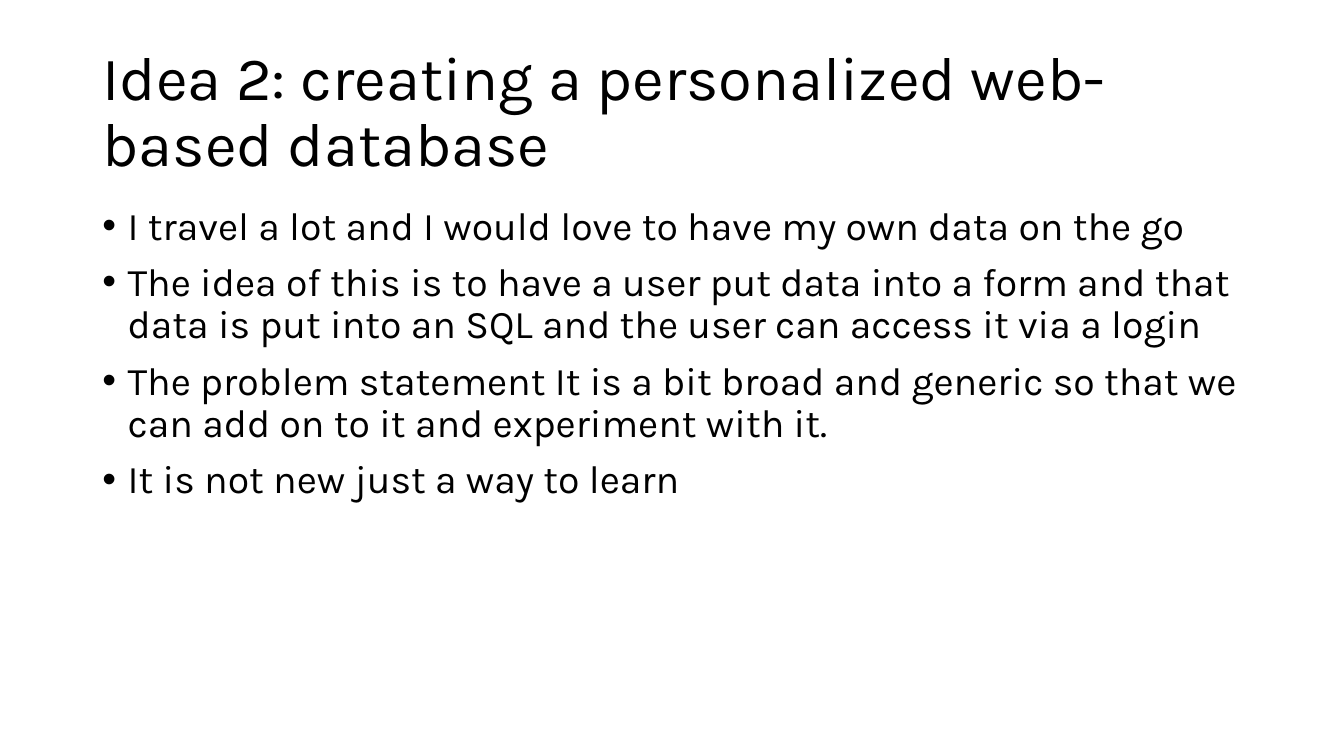
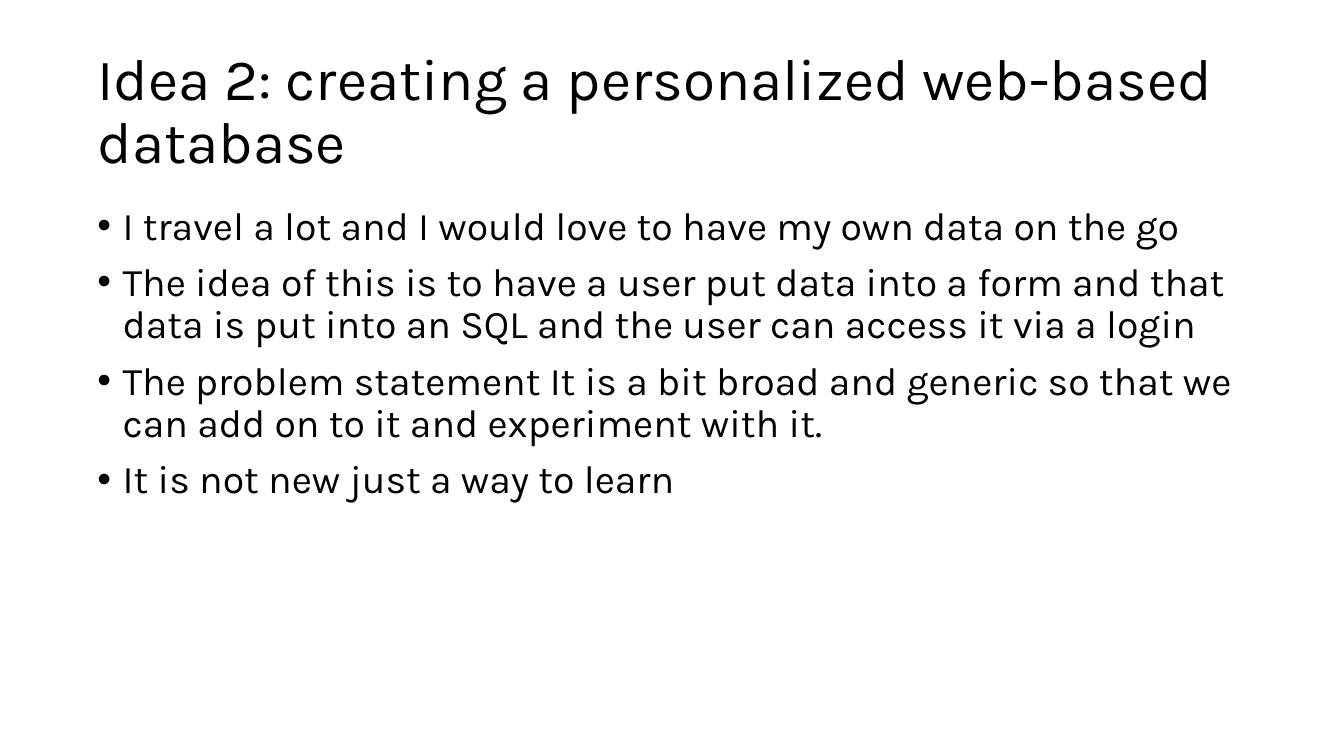
Before and after one commit to Sanmeet-EWU/cscd-350-project-team-slippee, a slide deck: slide 7 of the finalone.pptx. Drawn at 1344x756 pixels with LibreOffice and Linux fonts; fonts in the diff are those of the drawing. Boxes give left, top, right and bottom in pixels: in the first picture for what was removed or moved away, otherwise in the second. Text is boxed around its words. In the diff, an @@ line names an element or a change of style, - is before the commit and + after.

```diff
--- a/the finalone.pptx
+++ b/the finalone.pptx
@@ title "Idea 2: creating a personalized ..." at [97, 59, 1213, 164]: size 44 to 41.8 pt @@
@@ text "I travel a lot and ...": place and size @@
-text "I travel a lot and ..." at [128, 213, 1236, 503]
+text "I travel a lot and ..." at [123, 213, 1231, 503]
```
Also in this commit, not shown: 4 other slides changed, 3 slides added, 1 slide removed.
